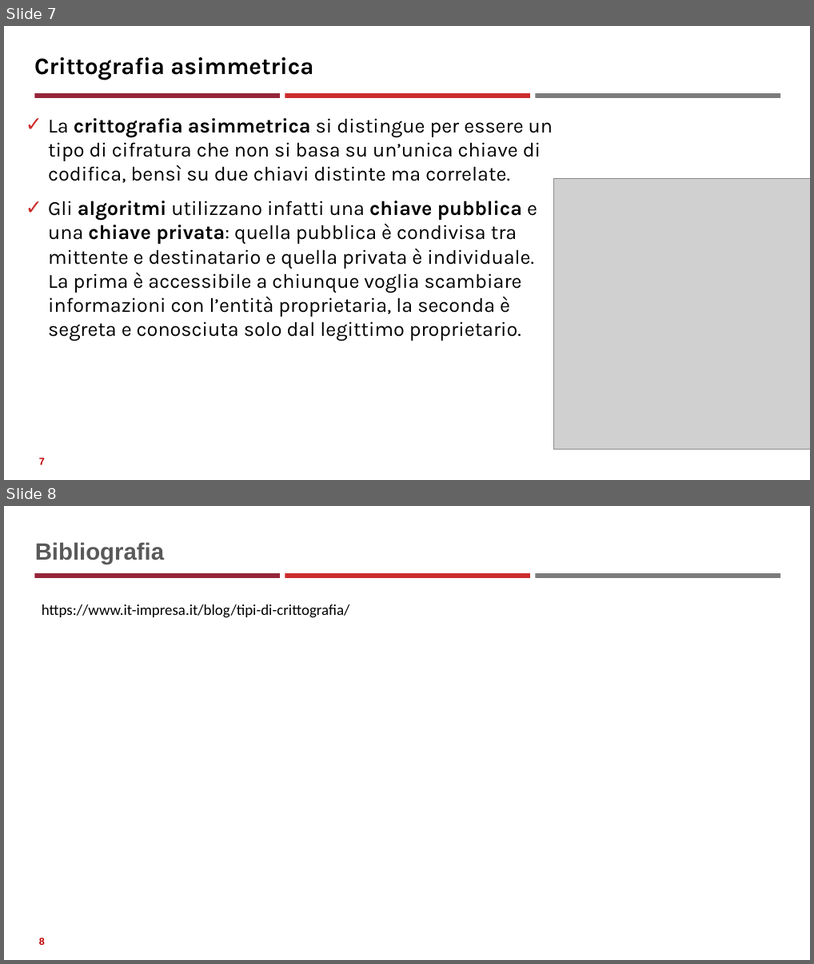
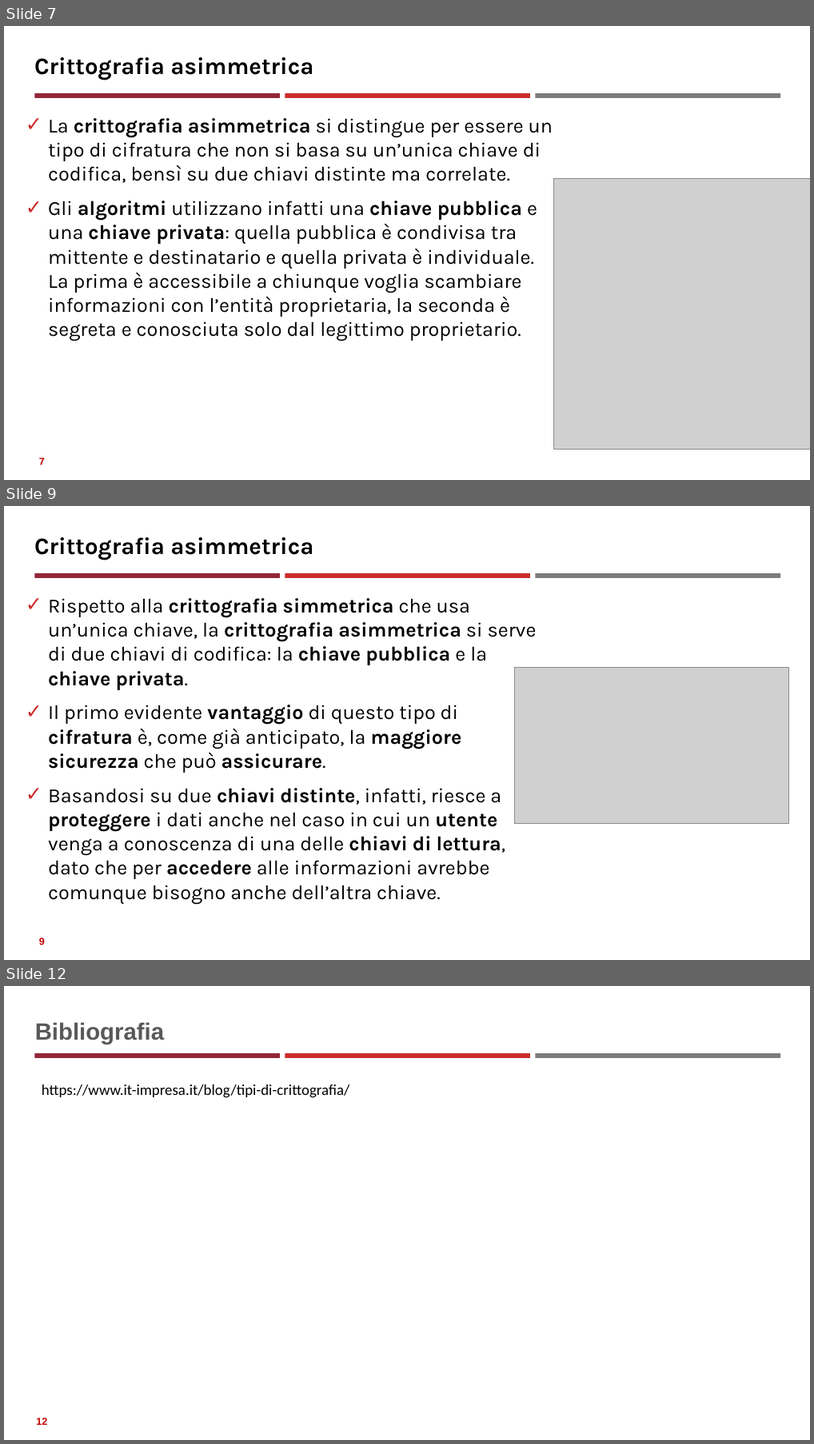
Before and after one commit to neural1977/data_science_interview_material, a slide deck: Assicurazioni/Tecniche crittografiche_ita.pptx. Shown one above the other, each under a label of ours: slides 7 and 8 before the commit, slides 7, 9 and 12 after it; the slides between them are not shown. The pictures are 814x964 and 814x1444 pixels, drawn with LibreOffice and Linux fonts; fonts in the diff are those of the drawing; grey boxes stand for pictures. Boxes give left, top, right and bottom in pixels: in the first picture for what was removed or moved away, otherwise in the second. Text is boxed around its words. In the diff, an @@ line names an element or a change of style, - is before the commit and + after.

```diff
--- a/Assicurazioni/Tecniche crittografiche_ita.pptx
+++ b/Assicurazioni/Tecniche crittografiche_ita.pptx
@@ slide 9 added at (x1=4, y1=506, x2=810, y2=960), background #FFFFFF; not listed: 3 template elements that a slide beside it also shows @@
@@ title added at (x1=34, y1=537, x2=314, y2=560), 28 pt, text #000000, bold @@
+Crittografia asimmetrica
@@ text added at (x1=48, y1=598, x2=537, y2=879), 24 pt, text #000000 @@
+✓ Rispetto alla crittografia simmetrica che usa un’unica chiave, la crittografia asimmetrica si serve di due chiavi di codifica: la chiave pubblica e la chiave privata.
+✓ Il primo evidente vantaggio di questo tipo di cifratura è, come già anticipato, la maggiore sicurezza che può assicurare.
+✓ Basandosi su due chiavi distinte, infatti, riesce a proteggere i dati anche nel caso in cui un utente venga a conoscenza di una delle chiavi di lettura, dato che per accedere alle informazioni avrebbe comunque bisogno anche dell’altra chiave.
@@ picture added at (x1=514, y1=668, x2=790, y2=824) @@
@@ page number added at (x1=39, y1=937, x2=45, y2=944), 12 pt, text #C00000, bold @@
+9
@@ what was slide 8 is now slide 12 @@
@@ page number at (x1=36, y1=1417, x2=47, y2=1424): text changed @@
-8
+12
```
Also in this commit, not shown: 3 other slides added, 1 other file.
